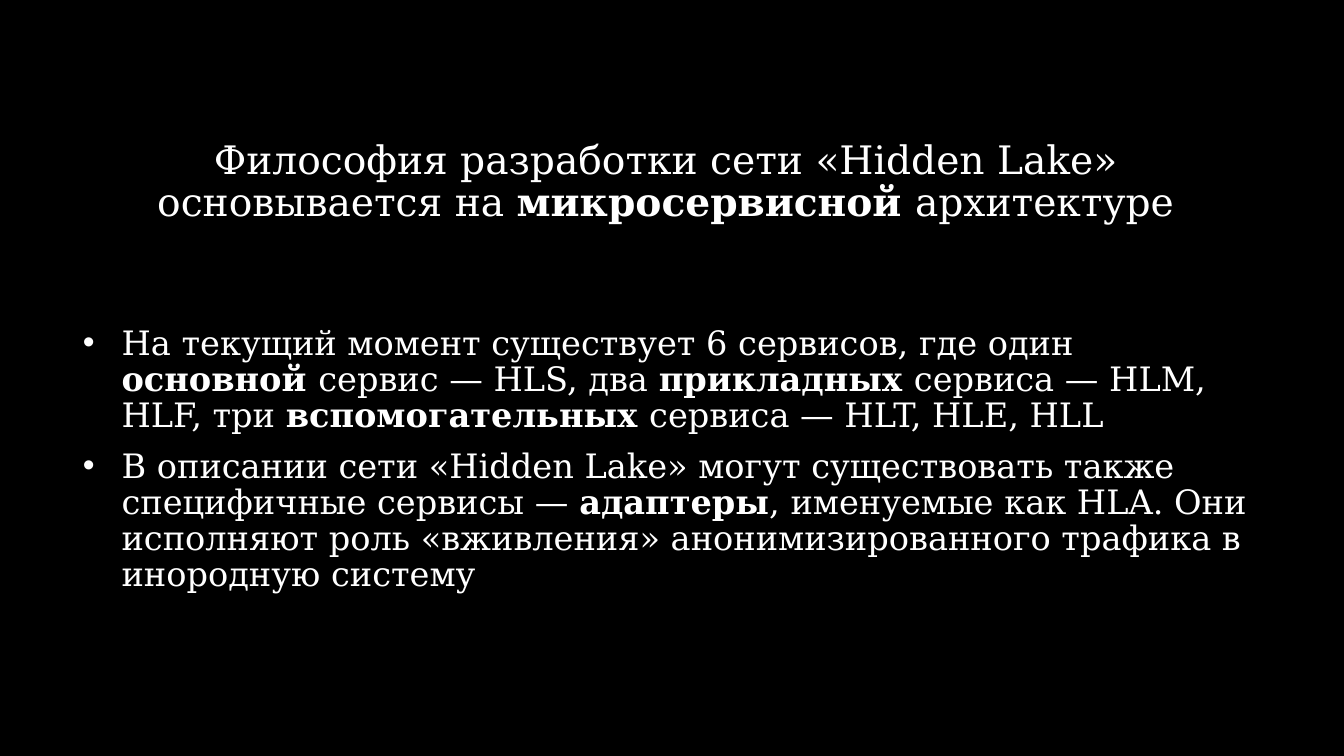
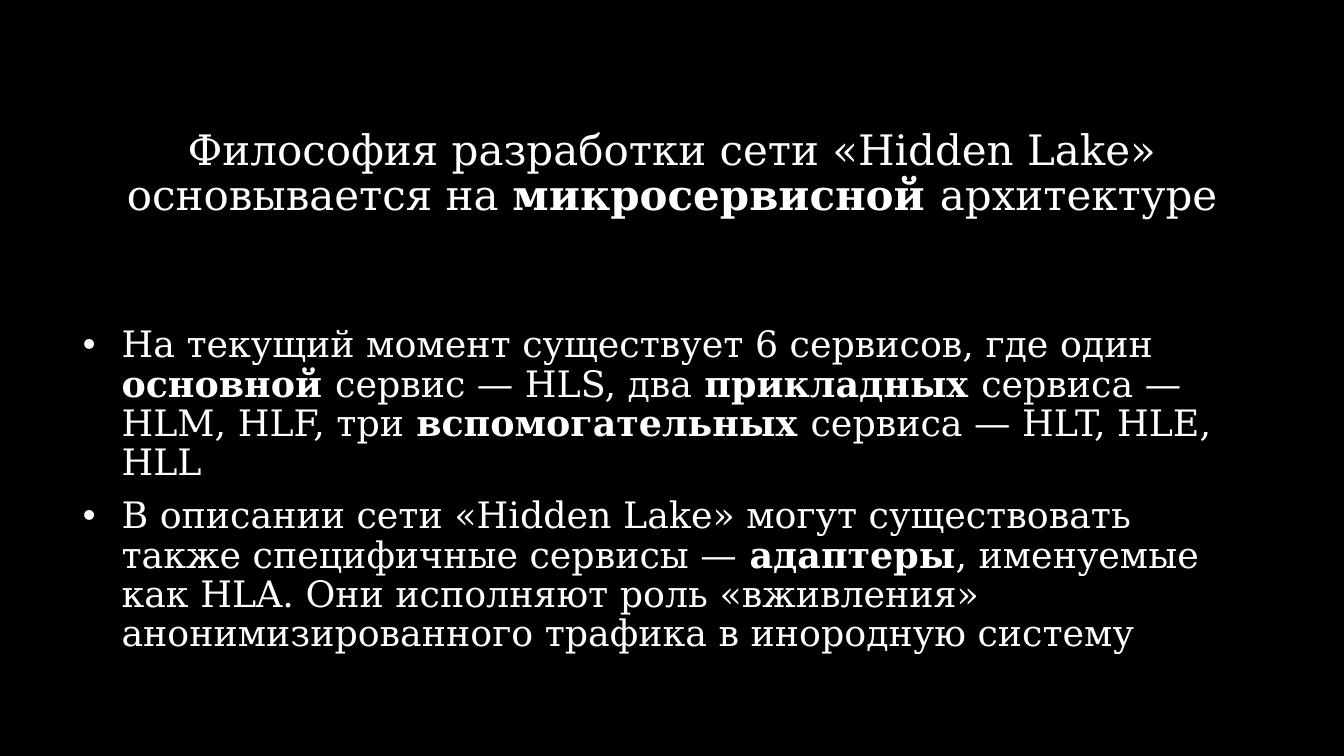
Before and after one commit to number571/go-peer, a slide deck: slide 12 of docs/hidden_lake_anonymous_network_view.pptx. Drawn at 1344x756 pixels with LibreOffice and Linux fonts; fonts in the diff are those of the drawing. Boxes give left, top, right and bottom in pixels: in the first picture for what was removed or moved away, otherwise in the second. Text is boxed around its words. In the diff, an @@ line names an element or a change of style, - is before the commit and + after.

```diff
--- a/docs/hidden_lake_anonymous_network_view.pptx
+++ b/docs/hidden_lake_anonymous_network_view.pptx
@@ text "Философия разработки сети «Hidden Lake» ...": place and size @@
-text "Философия разработки сети «Hidden Lake» ..." at (157,143,1174,225)
+text "Философия разработки сети «Hidden Lake» ..." at (127,132,1217,220)
@@ text "Философия разработки сети «Hidden Lake» ..." at (127,132,1217,220): size 28 to 30 pt @@
@@ text "На текущий момент существует 6 ..." at (122,330,1211,654): size 24 to 26 pt @@
```
Also in this commit, not shown: 5 other slides changed, 1 slide added, 3 other files.
